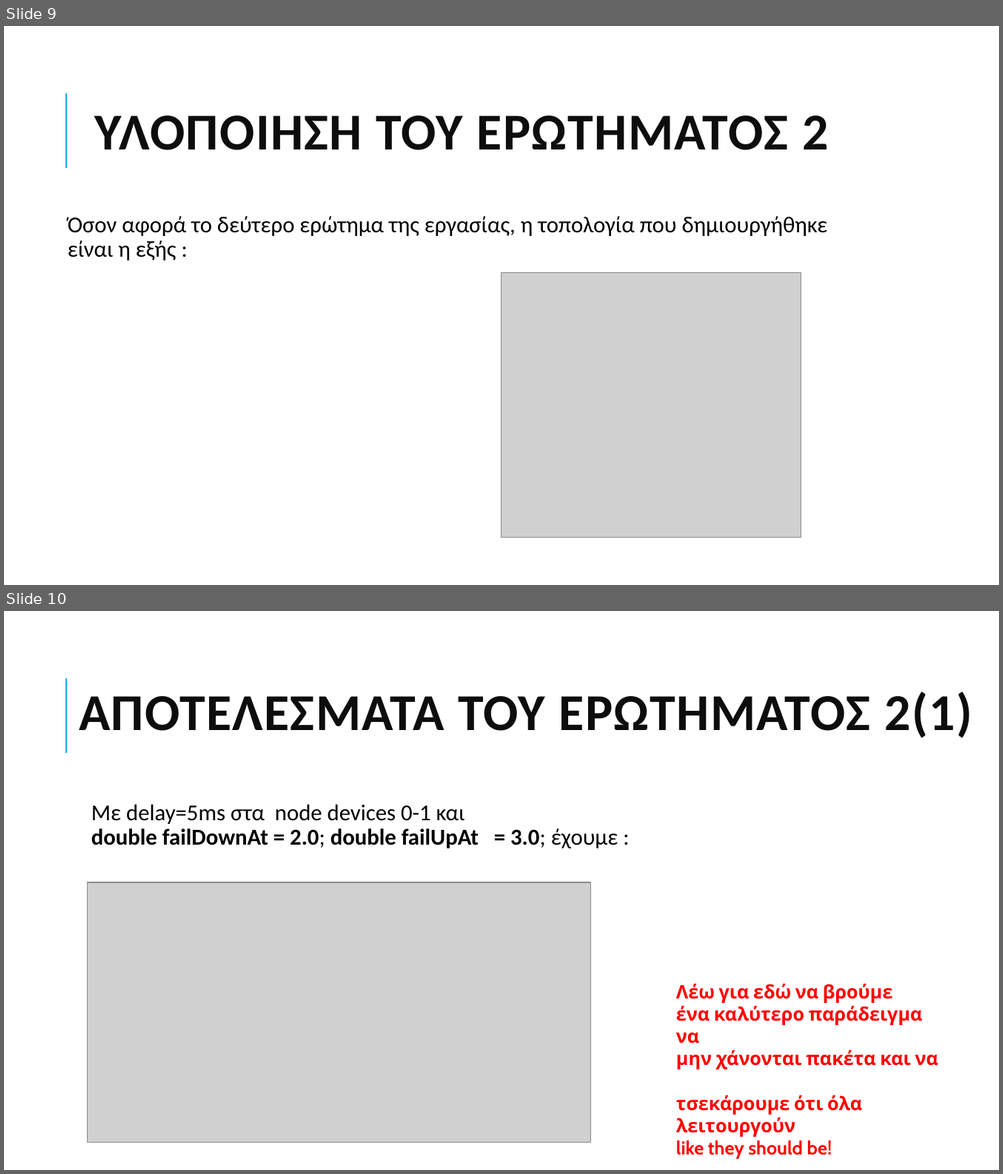
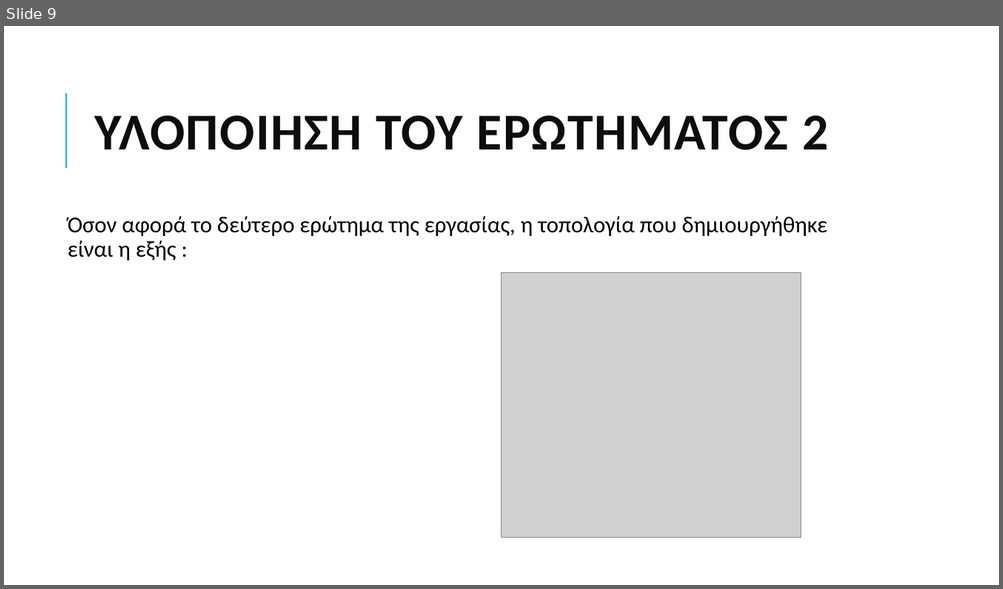
Before and after one commit to grgmyl/Ns3Project, a slide deck: Presentations/Ns-3_presentation_F.pptx. Shown one above the other, each under a label of ours: slides 9 and 10 before the commit, slide 9 after it. The pictures are 1003x1174 and 1003x589 pixels, drawn with LibreOffice and Linux fonts; fonts in the diff are those of the drawing; grey boxes stand for pictures. Boxes give left, top, right and bottom in pixels: in the first picture for what was removed or moved away, otherwise in the second. Text is boxed around its words. In the diff, an @@ line names an element or a change of style, - is before the commit and + after.

```diff
--- a/Presentations/Ns-3_presentation_F.pptx
+++ b/Presentations/Ns-3_presentation_F.pptx
@@ slide 10 removed at (4, 611, 999, 1170), background #FFFFFF; not listed: 1 template element that a slide beside it also shows @@
@@ title removed at (79, 692, 972, 738) @@
-ΑΠΟΤΕΛΕΣΜΑΤΑ ΤΟΥ ΕΡΩΤΗΜΑΤΟΣ 2(1)
@@ text removed at (91, 804, 617, 849) @@
-Με delay=5ms στα node devices 0-1 και
-double failDownAt = 2.0; double failUpAt = 3.0; έχουμε :
@@ picture removed at (88, 883, 591, 1142) @@
@@ text removed at (676, 984, 938, 1159) @@
-Λέω για εδώ να βρούμε
-ένα καλύτερο παράδειγμα να
-μην χάνονται πακέτα και να
-τσεκάρουμε ότι όλα λειτουργούν
-like they should be!
```
Also in this commit, not shown: 5 slides changed, 1 slide added, 1 other slide removed.
